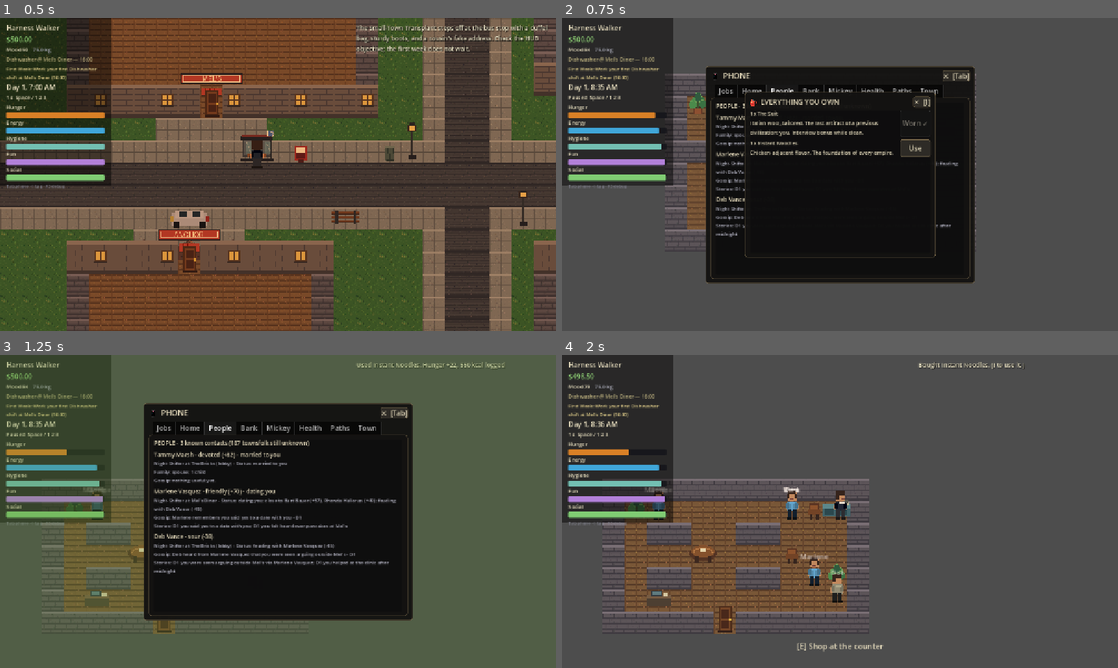
Above: before the commit, frames 1-4 (two rows, left to right).
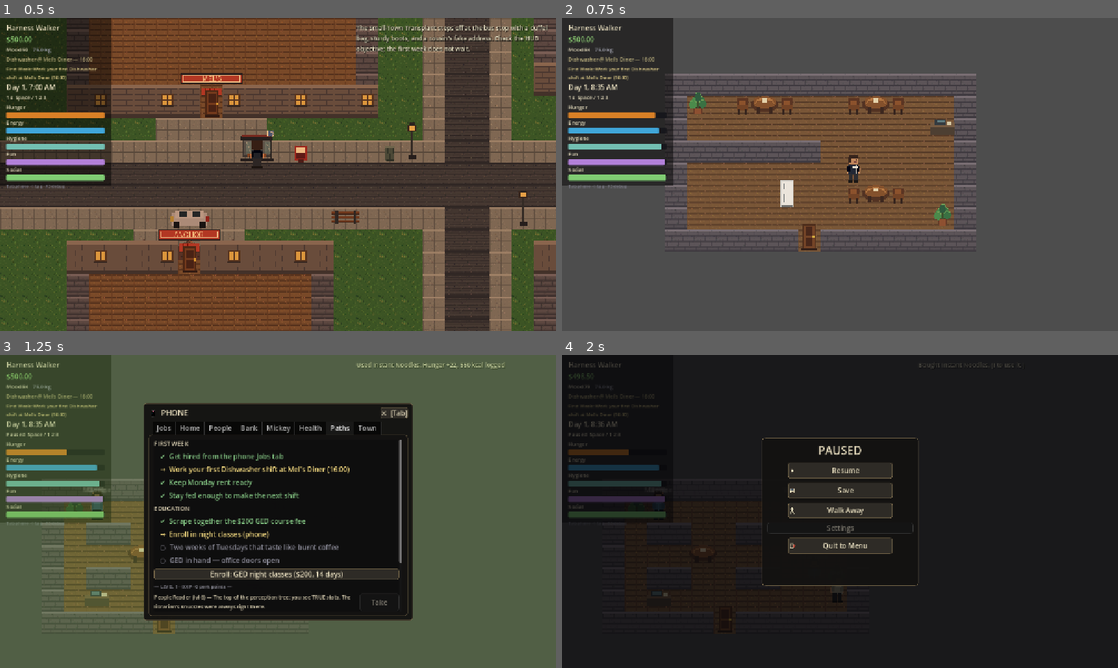
Above: after the commit, the same moments.

Repository: redstonejh/rags
Game: Godot game, scene res://scenes/dev/PlaytestDriver.tscn
The game is run twice, just before and just after one commit, with the same random seed, the same clock (stepped at 60 frames per second) and the same inputs. This scene is started directly instead of the project's main scene.
Inputs (mouse positions are in pixels of both pictures, inside the frame that each line leads up to):
- Up to frame 1 (0.5 s): no input
- Up to frame 2 (0.75 s): move the mouse to (962, 158) at 0.52 s; hold D (move_right) from 0.53 s (still down); hold Tab (phone) from 0.53 s (still down); click (962, 158) at 0.67 s
- Up to frame 3 (1.25 s): keep holding D (move_right); keep holding Tab (phone)
- Up to frame 4 (2 s): release D (move_right) at 1.25 s; release Tab (phone) at 1.25 s; click "✕ [Tab]" at 1.25 s

Frame 1 is identical in both runs. In frame 2, 33% of the frame differs, in the area x 1-75%, y 15-85%; in frame 3, 7.0%; in frame 4, 99%, in the area x 0-100%, y 0-100%.

Commit message:
Prioritize active paths in phone UI

Diff:
--- a/scripts/dev/playtest_driver.gd
+++ b/scripts/dev/playtest_driver.gd
@@ -185,6 +185,18 @@
 			"People tab shows a compact story history")
 	_check(not _descendant_text_contains(people_content, "misjudged you in public"),
 			"People tab phrases player memories from the player's view")
+	_check(phone.call("open_tab", "Paths"), "phone Paths tab selectable")
+	await get_tree().process_frame
+	var paths_content := _find_named_descendant(phone, "PathsContent")
+	var first_week_heading := _find_named_descendant(phone, "PathHeading_first_week")
+	var ged_button := _find_named_descendant(phone, "GedEnrollButton")
+	_check(paths_content != null and first_week_heading != null \
+			and _descendant_text_contains(paths_content, "FIRST WEEK"),
+			"Paths tab shows the active First Week checklist")
+	_check(paths_content != null and first_week_heading != null and ged_button != null \
+			and _direct_child_index(paths_content, first_week_heading) \
+					< _direct_child_index(paths_content, ged_button),
+			"Paths tab lists active objectives before secondary actions")
 
 
 func _verify_date_scene_ui() -> void:
@@ -629,6 +641,14 @@
 	return false
 
 
+func _direct_child_index(parent: Node, child: Node) -> int:
+	var children := parent.get_children()
+	for i in children.size():
+		if children[i] == child:
+			return i
+	return 999999
+
+
 func _exterior_facade_count() -> int:
 	var world_root: Node = _main.get_node("WorldRoot")
 	if world_root.get_child_count() == 0:
--- a/scripts/ui/phone.gd
+++ b/scripts/ui/phone.gd
@@ -885,9 +885,12 @@
 func _refresh_paths() -> void:
 	_clear(_paths_box)
 	var sheet: CharacterSheet = WorldState.player_sheet
+	var paths := LifePaths.evaluate(sheet)
+	_add_paths_list(paths)
 	# Night school: the Education path's enroll button lives here.
 	if not sheet.flags.get("ged", false) and not sheet.flags.has("ged_done_day"):
 		var ged := Button.new()
+		ged.name = "GedEnrollButton"
 		ged.text = "Enroll: GED night classes ($200, 14 days)"
 		ged.disabled = sheet.cash_cents < 20000
 		ged.pressed.connect(func() -> void:
@@ -938,7 +941,9 @@
 			EventBus.toast.emit("%s's life goes on without you at the wheel." % npc.display_name)
 			GameFlow.call_deferred("to_character_creation"))
 	_paths_box.add_child(walk)
-	var paths := LifePaths.evaluate(sheet)
+
+
+func _add_paths_list(paths: Array) -> void:
 	if paths.is_empty():
 		var none := Label.new()
 		none.autowrap_mode = TextServer.AUTOWRAP_WORD_SMART
@@ -947,6 +952,7 @@
 		return
 	for path in paths:
 		var name_label := Label.new()
+		name_label.name = "PathHeading_%s" % _node_safe_id(str(path.name))
 		name_label.text = path.name.to_upper()
 		name_label.add_theme_font_size_override("font_size", 14)
 		_paths_box.add_child(name_label)
@@ -962,3 +968,7 @@
 			else:
 				step_label.add_theme_color_override("font_color", Color(0.55, 0.55, 0.6))
 			_paths_box.add_child(step_label)
+
+
+func _node_safe_id(text: String) -> String:
+	return text.to_lower().replace(" ", "_").replace("/", "_").replace("(", "").replace(")", "")
Not shown, changed: docs/PROGRESS.md
